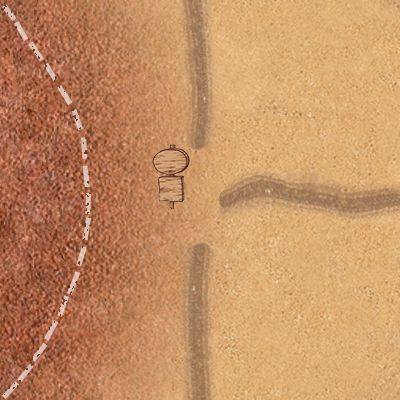
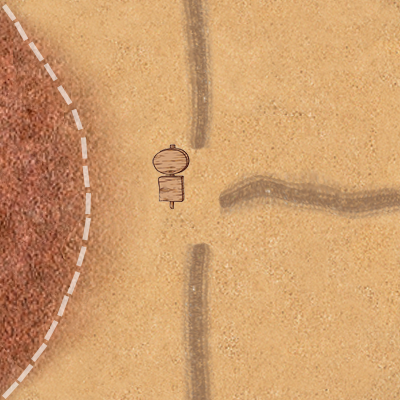
Revision of a layered (400, 400) image; what changed, layer by layer:
renamed "Слой 2" to "Слой 7", painted on it over [0, 0, 242, 400]
